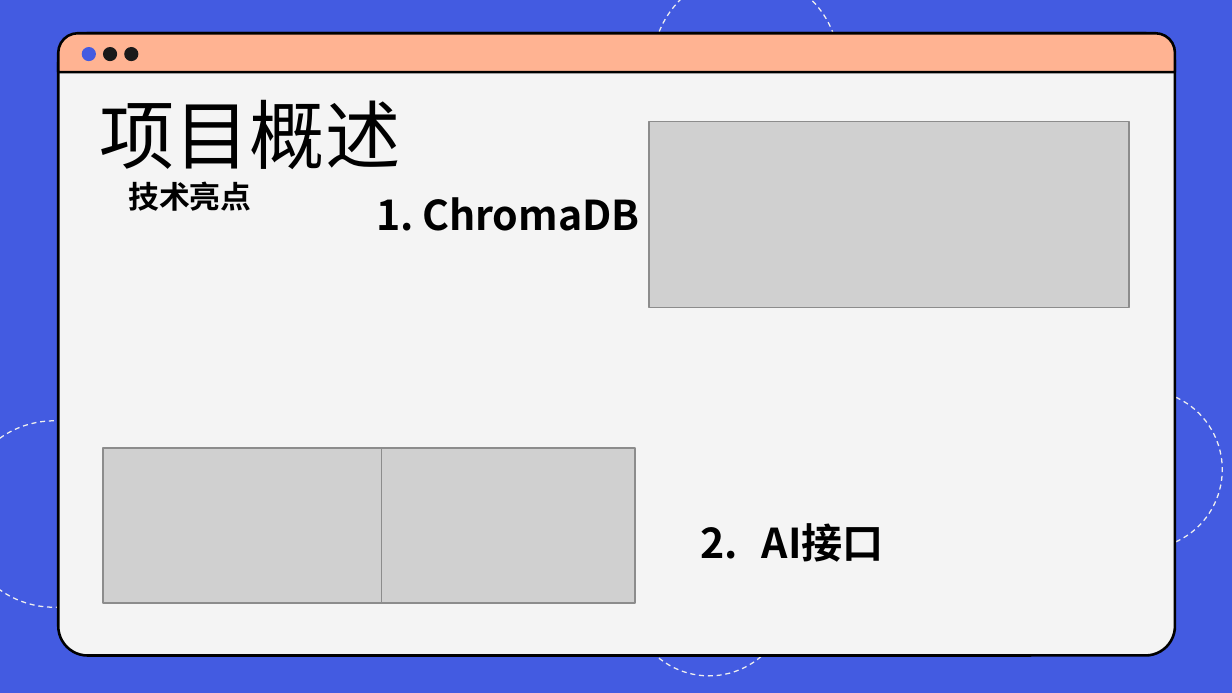
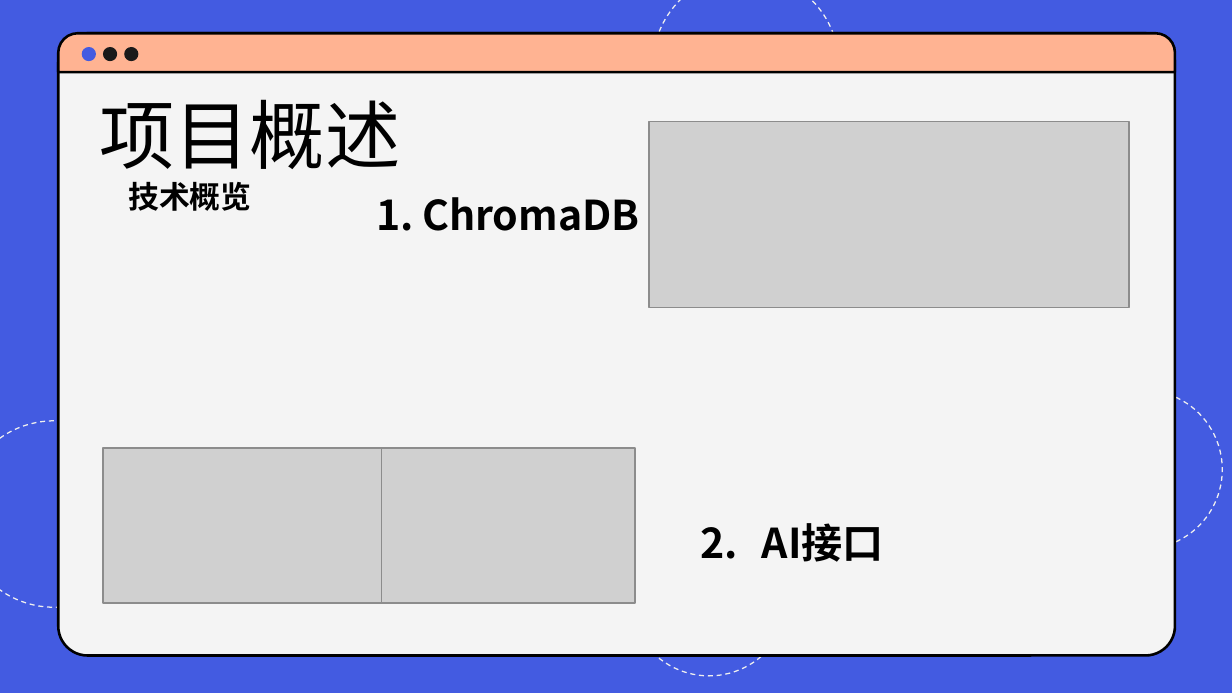
Before and after one commit to SPM-PSP/SPM26-10, a slide deck: slide 6 of 项目文档/项目答辩PPT.pptx. Drawn at 1232x693 pixels with LibreOffice and Linux fonts; fonts in the diff are those of the drawing; grey boxes stand for pictures; background and template pictures are left out. Boxes give left, top, right and bottom in pixels: in the first picture for what was removed or moved away, otherwise in the second. Text is boxed around its words. In the diff, an @@ line names an element or a change of style, - is before the commit and + after.

```diff
--- a/项目文档/项目答辩PPT.pptx
+++ b/项目文档/项目答辩PPT.pptx
@@ title at (x1=128, y1=181, x2=251, y2=211): text changed @@
-技术亮点
+技术概览
```
Also in this commit, not shown: 7 other slides changed, 7 slides added.
